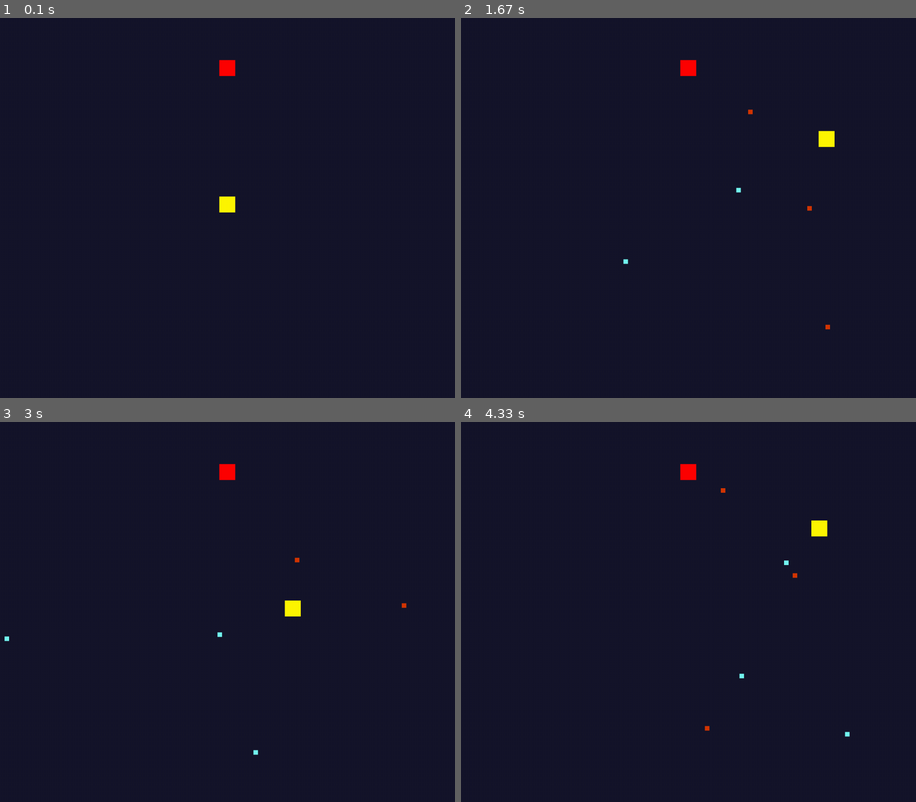
Above: before the commit, frames 1-4 (two rows, left to right).
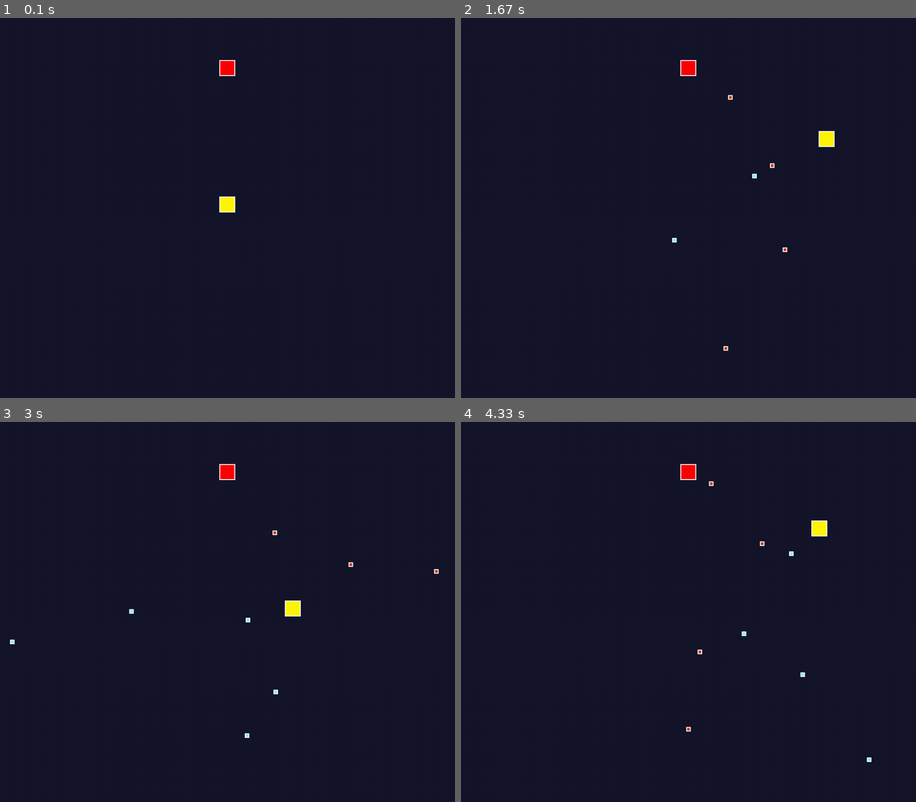
Above: after the commit, the same moments.

Repository: LuizBudeu/Pygame
Game: pygame game, started from BulletHell/main.py
The game is run twice, just before and just after one commit, with the same random seed, the same clock (stepped at 60 frames per second) and the same inputs.
Inputs (mouse positions are in pixels of both pictures, inside the frame that each line leads up to):
- Up to frame 1 (0.1 s): no input
- Up to frame 2 (1.67 s): tap Space at 0.33 s; hold Right 0.67-1.13 s; move the mouse to (834, 192) at 0.7 s; hold Up 1.17-1.47 s; move the mouse to (688, 230) at 1.2 s; hold Right from 1.5 s (still down); move the mouse to (579, 208) at 1.53 s
- Up to frame 3 (3 s): release Right at 1.97 s; hold Left 2-2.53 s; move the mouse to (273, 695) at 2.03 s; hold Down 2.57-2.87 s; move the mouse to (86, 699) at 2.6 s; hold Left from 2.9 s (still down); move the mouse to (295, 475) at 2.93 s
- Up to frame 4 (4.33 s): release Left at 3.3 s; hold Up 3.33-3.7 s; move the mouse to (856, 745) at 3.37 s; hold Right from 3.73 s (still down); move the mouse to (743, 642) at 3.77 s

The runs differ from the first frame. In frame 1, 0.1% of the frame differs, in the area x 48-52%, y 11-52%; in frame 2, 0.3%; in frame 3, 0.3%; in frame 4, 0.3%, in the area x 48-91%, y 11-90%.

Commit message:
hitboxes and limited entity movement

Diff:
--- a/BulletHell/enemy.py
+++ b/BulletHell/enemy.py
@@ -14,6 +14,7 @@
 
     def shoot(self, entities, player):
         bullet = Bullet(self.center[0], self.center[1], 10, 10, REDDISHBROWN)
+        bullet.set_center_position((self.center[0], self.center[1]))
         angle = self.get_bullet_direction(player)
         bullet.velx = bullet.vel_mod * math.cos(angle)
         bullet.vely = bullet.vel_mod * math.sin(angle)
--- a/BulletHell/entity.py
+++ b/BulletHell/entity.py
@@ -1,4 +1,7 @@
 import pygame
+import math
+from utils.settings import *
+
 
 
 class Entity:
@@ -15,8 +18,13 @@
         self.vel_mod = 5
 
     def update(self):
-        self.x += self.velx
-        self.y += self.vely
+        if self.velx == 0 or self.vely == 0:
+            self.x += self.velx
+            self.y += self.vely
+        else:
+            self.x += self.velx / math.sqrt(2)
+            self.y += self.vely / math.sqrt(2)
+
         self.center = (self.x + self.width / 2, self.y + self.height / 2)
         self.rect = pygame.Rect(self.x, self.y, self.width, self.height)
 
@@ -38,3 +46,6 @@
 
     def draw(self, screen):
         pygame.draw.rect(screen, self.color, self.rect)
+
+    def show_hitbox(self, screen):
+        pygame.draw.rect(screen, WHITE, self.rect, 2)
--- a/BulletHell/game.py
+++ b/BulletHell/game.py
@@ -100,3 +100,4 @@
         for entity in self.entities:
             entity.update()
             entity.draw(self.screen)
+            entity.show_hitbox(self.screen)
